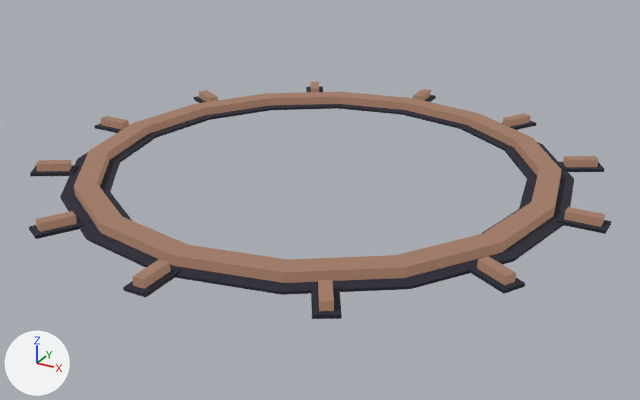
The glTF model unity/Assets/Resources/Models/Fx/fx_wait_ring_old.glb: old version first, new version second.
Both versions are drawn from a 50 mm camera at (1.52, -2.75, 1.25) aimed at (0.03, -0.04, -0.1). Lighting does not change. The marker at lower left points along +X, +Y and +Z. The picture after the commit comes second. Vertices at exactly the same position are counted once.

Objects in the first picture: 'fx_wait_ring_old'.
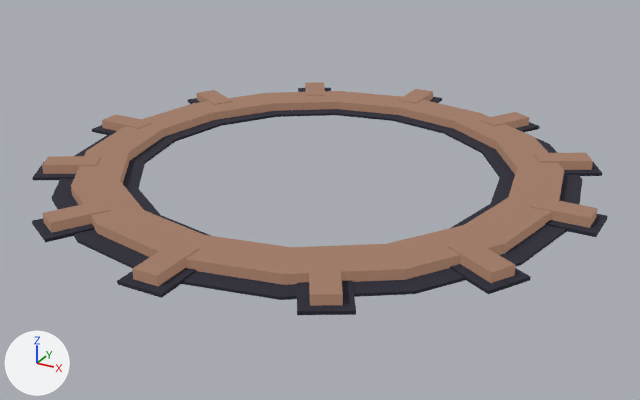
Location of each change, [x1, y1, x2, y2] in pixels of the pictures (640 x 400 px; the box of a moved part takes in the faces that stretch with it):
'fx_wait_ring_old', reshaped: before [29, 82, 611, 319]; after [32, 82, 608, 315]
part 1 of me_fx_wait_ring_old, moved or reshaped: before [556, 212, 611, 234]; after [545, 214, 608, 237]
part 2 of me_fx_wait_ring_old, moved or reshaped: before [424, 95, 436, 102]; after [430, 97, 442, 103]
part 3 of me_fx_wait_ring_old, moved or reshaped (mostly hidden): before [95, 123, 122, 133]; after [92, 125, 117, 135]
part 4 of me_fx_wait_ring_old, moved or reshaped: before [123, 267, 180, 297]; after [117, 268, 196, 298]
part 5 of me_fx_wait_ring_old, moved or reshaped: before [564, 207, 605, 227]; after [530, 197, 597, 228]
part 6 of me_fx_wait_ring_old, moved or reshaped: before [413, 89, 431, 101]; after [398, 89, 433, 104]
part 7 of me_fx_wait_ring_old, moved or reshaped: before [101, 116, 129, 130]; after [102, 115, 153, 131]
part 8 of me_fx_wait_ring_old, moved or reshaped: before [132, 259, 170, 289]; after [132, 242, 199, 286]
part 9 of me_fx_wait_ring_old, moved or reshaped: before [29, 82, 604, 319]; after [32, 82, 602, 315]

The edits, one by one:
me_fx_wait_ring_old is used by ob_fx_wait_ring_old; location (0.0, 0.0, 0.0).
me_fx_wait_ring_old had 328 vertices, 544 faces and spanned x -1.08..1.08, y -1.08..1.08, z 0.0..0.04.
me_fx_wait_ring_old now has 328 vertices, 544 faces and spans x -1.06..1.06, y -1.06..1.06, z -0.01..0.05.
me_fx_wait_ring_old part 1: the loose piece of 8 vertices spanning x 0.92..1.08, y -0.04..0.04, z 0.0..0.01 is scaled about its middle by (1.62, 2, 1), then moved by (-0.07, 0.0, 0.0).
me_fx_wait_ring_old part 2: the loose piece of 8 vertices spanning x -0.04..0.04, y 0.92..1.08, z 0.0..0.01 is scaled about its middle by (2, 1.62, 1), then moved by (0.0, -0.07, 0.0).
me_fx_wait_ring_old part 3: the loose piece of 8 vertices spanning x -1.08..-0.92, y -0.04..0.04, z 0.0..0.01 is scaled about its middle by (1.62, 2, 1), then moved by (0.07, 0.0, 0.0).
me_fx_wait_ring_old part 4: the loose piece of 8 vertices spanning x -0.04..0.04, y -1.08..-0.92, z 0.0..0.01 is scaled about its middle by (2, 1.62, 1), then moved by (0.0, 0.07, 0.0).
me_fx_wait_ring_old part 5: the loose piece of 8 vertices spanning x 0.94..1.06, y -0.02..0.02, z 0.0..0.04 is scaled about its middle by (1.67, 2.25, 1.25), then moved by (-0.07, 0.0, 0.0).
me_fx_wait_ring_old part 6: the loose piece of 8 vertices spanning x -0.02..0.02, y 0.94..1.06, z 0.0..0.04 is scaled about its middle by (2.25, 1.67, 1.25), then moved by (0.0, -0.07, 0.0).
me_fx_wait_ring_old part 7: the loose piece of 8 vertices spanning x -1.06..-0.94, y -0.02..0.02, z 0.0..0.04 is scaled about its middle by (1.67, 2.25, 1.25), then moved by (0.07, 0.0, 0.0).
me_fx_wait_ring_old part 8: the loose piece of 8 vertices spanning x -0.02..0.02, y -1.06..-0.94, z 0.0..0.04 is scaled about its middle by (2.25, 1.67, 1.25), then moved by (0.0, 0.07, 0.0).
me_fx_wait_ring_old part 9: 264 of 328 vertices moved; they spanned x -0.96..0.96, y -0.96..0.96, z 0.0..0.04 and now span x -0.98..0.98, y -0.98..0.98, z -0.01..0.05; mean shift (0.0, 0.0, 0.0); largest move (0.82, -0.43, 0.0) -> (0.73, -0.33, 0.0).
